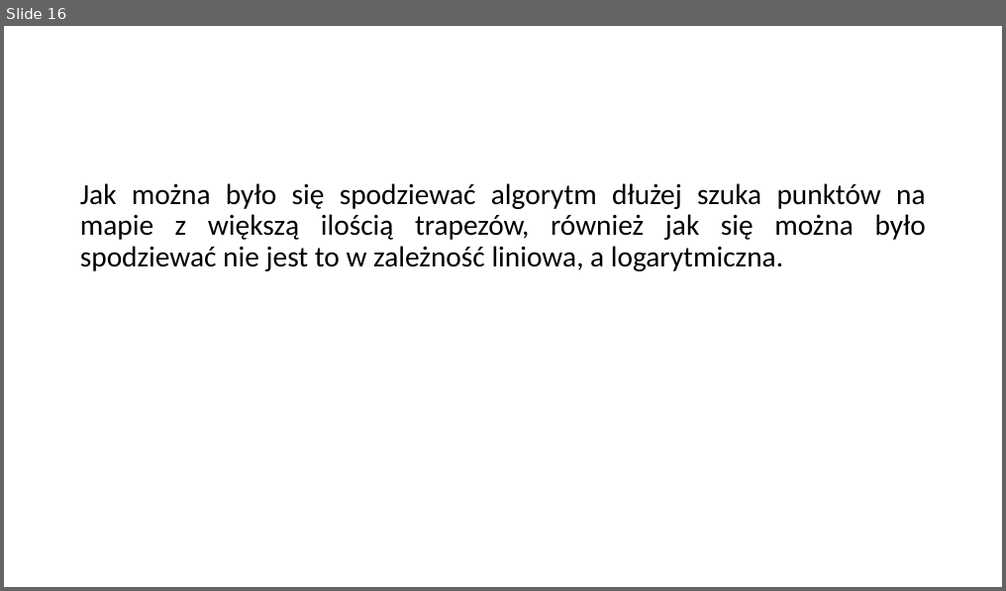
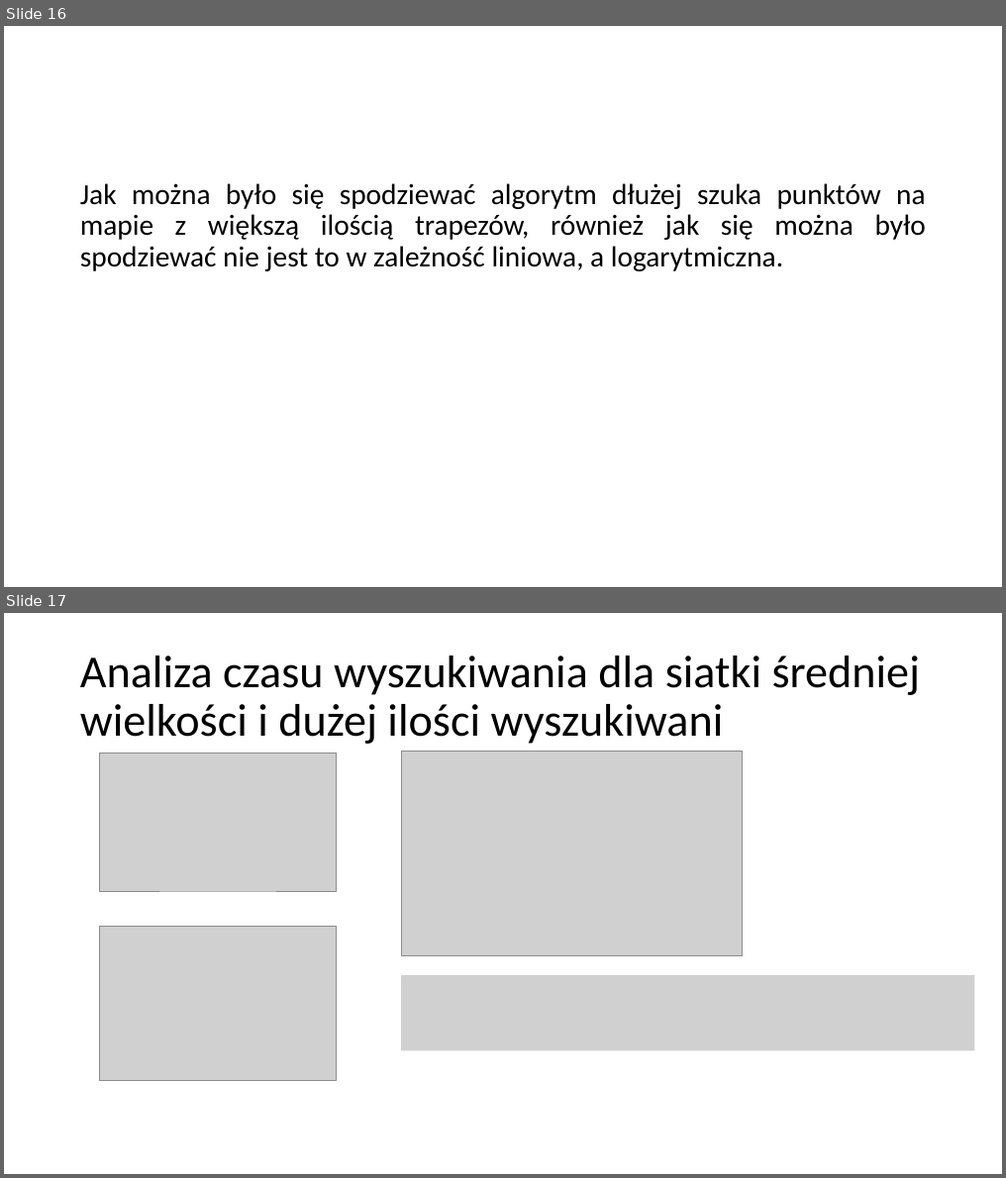
Before and after one commit to Jeremiej19/AGeo, a slide deck: prezentacja.pptx. Shown one above the other, each under a label of ours: slide 16 before the commit, slides 16 and 17 after it. The pictures are 1006x591 and 1006x1178 pixels, drawn with LibreOffice and Linux fonts; fonts in the diff are those of the drawing; grey boxes stand for pictures. Boxes give left, top, right and bottom in pixels: in the first picture for what was removed or moved away, otherwise in the second. Text is boxed around its words. In the diff, an @@ line names an element or a change of style, - is before the commit and + after.

```diff
--- a/prezentacja.pptx
+++ b/prezentacja.pptx
@@ slide 17 added at box(4, 613, 1002, 1174), background #FFFFFF @@
@@ title added at box(80, 656, 921, 744), 44 pt, text #000000 @@
+Analiza czasu wyszukiwania dla siatki średniej wielkości i dużej ilości wyszukiwani
@@ picture added at box(100, 753, 337, 891) @@
@@ picture added at box(402, 752, 743, 956) @@
@@ picture added at box(100, 926, 337, 1081) @@
@@ picture added at box(402, 975, 975, 1051) @@
```
Also in this commit, not shown: 1 other slide added, 1 other file.
